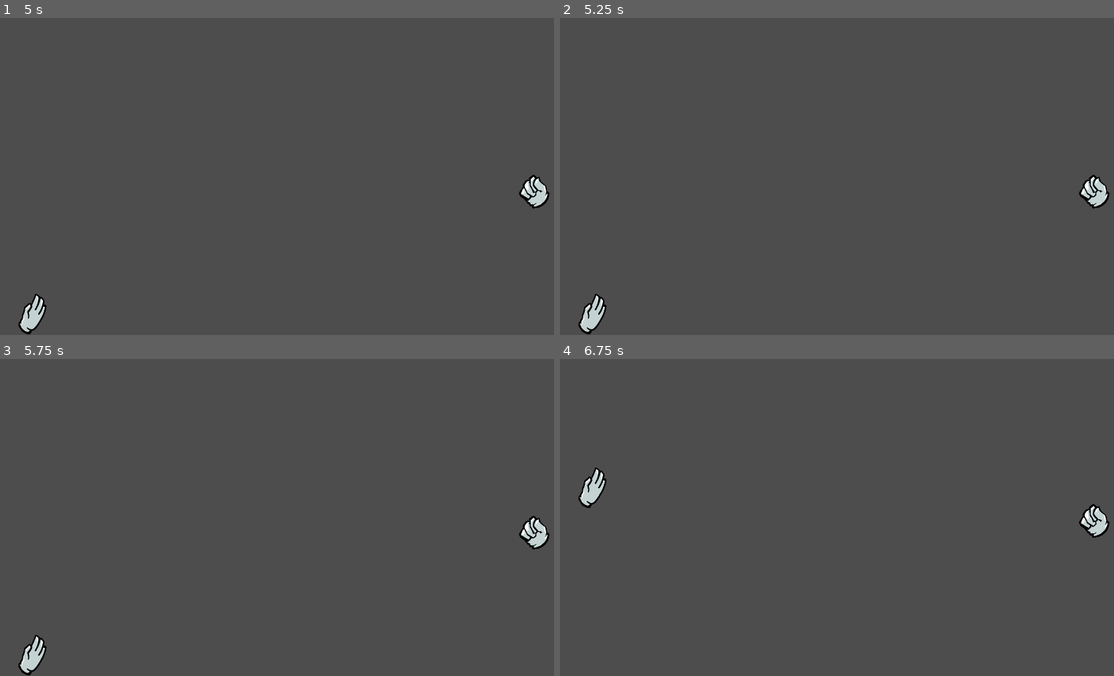
Above: before the commit, frames 1-4 (two rows, left to right).
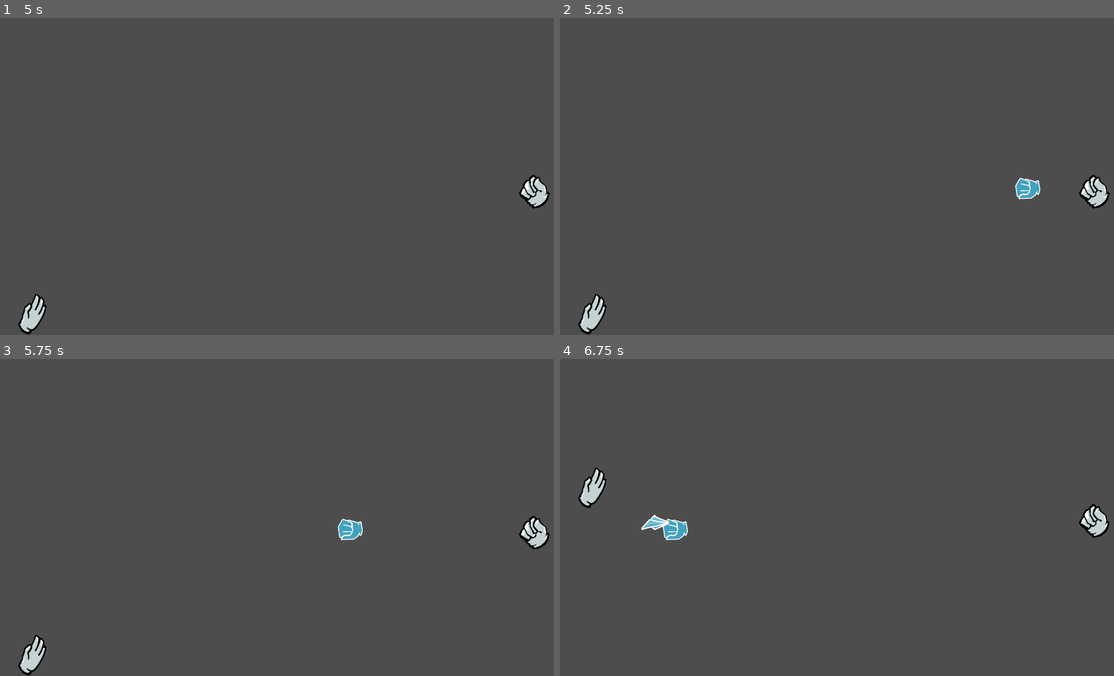
Above: after the commit, the same moments.

Repository: johannes-looney-lizard/very_casual_space_duel
Game: Godot game, scene res://scenes/main.tscn
Two runs of this game, one before a commit and one after it. Both use one fixed random seed, a clock stepped at 60 frames per second and the inputs below.
Inputs:
- Up to frame 1 (5 s): tap Enter at 0.5, 2.75 s; hold Q (player_1_up) 0.53-1.28 s; hold S (player_1_shoot) 0.53-1.28 s; hold A (player_1_down) 1.28-2.03 s; tap L (player_2_down) at 1.35, 4.35 s; tap Space at 2, 3.5 s; hold K (player_2_shoot) 2.03-2.78 s; hold Q (player_1_up) 2.03-3.53 s; tap P (player_2_up) at 2.85 s; hold S (player_1_shoot) 3.53-4.28 s; hold A (player_1_down) from 3.53 s (still down)
- Up to frame 2 (5.25 s): keep holding A (player_1_down); hold K (player_2_shoot) from 5.03 s (still down)
- Up to frame 3 (5.75 s): keep holding A (player_1_down); keep holding K (player_2_shoot)
- Up to frame 4 (6.75 s): release A (player_1_down) at 5.78 s; release K (player_2_shoot) at 5.78 s; hold Q (player_1_up) from 5.78 s (still down); tap P (player_2_up) at 5.85 s; hold S (player_1_shoot) from 6.53 s (still down)

Frame 1 is identical in both runs. In frame 2, 0.2% of the frame differs, in the area x 82-87%, y 50-58%; in frame 3, 0.2%; in frame 4, 0.4%, in the area x 14-24%, y 48-58%.

Commit message:
Bullets!

Diff:
--- a/player.gd
+++ b/player.gd
@@ -1,13 +1,16 @@
 extends CharacterBody2D
 
 @onready var sprite_2d: Sprite2D = $Sprite2D
+@onready var bullet_spawn_1: Marker2D = $BulletSpawn1
+@onready var bullet_spawn_2: Marker2D = $BulletSpawn2
 
 @export var player_number : int = 1
+
+var selection : StartRound.Selection
 
 const SPEED = 600.0
 
 func _ready() -> void:
-	var selection : StartRound.Selection = StartRound.Selection.NONE
 	match player_number:
 		1: selection = GameManager.player1_selection
 		2: selection = GameManager.player2_selection
@@ -22,7 +25,11 @@
 func _physics_process(delta: float) -> void:
 
 	if Input.is_action_just_pressed(str("player_", player_number, "_shoot")):
-		print(str("Player ", player_number, " shot!"))
+		var bullet_spawn := bullet_spawn_1
+		if (player_number == 2):
+			bullet_spawn = bullet_spawn_2
+		var bullet : Bullet = Bullet.new_bullet(self, selection, bullet_spawn.global_transform, 800.0)
+		owner.add_child(bullet)
 
 	var direction := Input.get_axis(str("player_", player_number, "_up"), str("player_", player_number, "_down"))
 	if direction:
--- a/project.godot
+++ b/project.godot
@@ -57,6 +57,12 @@
 ]
 }
 
+[layer_names]
+
+2d_physics/layer_1="Players"
+2d_physics/layer_2="Walls"
+2d_physics/layer_3="Bullets"
+
 [rendering]
 
 renderer/rendering_method="gl_compatibility"
--- /dev/null
+++ b/scenes/bullet.gd
@@ -0,0 +1,36 @@
+class_name Bullet
+extends Area2D
+
+enum BulletType { NONE = 0, ROCK = 1, PAPER = 2, SCISSORS = 3 }
+
+@onready var sprite_2d: Sprite2D = $Sprite2D
+
+var type : StartRound.Selection
+var speed := 800.0
+var shooter : Node2D
+
+static func new_bullet(shooter : Node2D, selection : StartRound.Selection, transform : Transform2D, speed : float) -> Bullet:
+	var scene : PackedScene = load("res://scenes/bullet.tscn")
+	var bullet : Bullet = scene.instantiate()
+	bullet.shooter = shooter
+	bullet.transform = transform
+	bullet.type = selection
+	bullet.speed = speed
+	return bullet
+
+func _ready() -> void:
+	match type:
+		StartRound.Selection.ROCK:
+			sprite_2d.texture = load("res://assets/Projectiles/P1/R.png")
+		StartRound.Selection.PAPER:
+			sprite_2d.texture = load("res://assets/Projectiles/P1/P.png")
+		StartRound.Selection.SCISSORS:
+			sprite_2d.texture = load("res://assets/Projectiles/P1/S.png")
+
+func _physics_process(delta: float) -> void:
+	position += transform.x * speed * delta
+
+
+func _on_body_entered(body: Node2D) -> void:
+	if body != shooter:
+		queue_free()
--- /dev/null
+++ b/scenes/bullet.tscn
@@ -0,0 +1,22 @@
+[gd_scene load_steps=4 format=3 uid="uid://1s7h2u7qvqwv"]
+
+[ext_resource type="Texture2D" uid="uid://bml2yd7ota4nh" path="res://assets/Projectiles/P1/R.png" id="1_dwvh4"]
+[ext_resource type="Script" path="res://scenes/bullet.gd" id="1_wm0fh"]
+
+[sub_resource type="CircleShape2D" id="CircleShape2D_nq4ns"]
+radius = 38.0132
+
+[node name="Bullet" type="Area2D"]
+collision_layer = 4
+collision_mask = 3
+script = ExtResource("1_wm0fh")
+
+[node name="Sprite2D" type="Sprite2D" parent="."]
+rotation = 1.5708
+scale = Vector2(0.8, 0.8)
+texture = ExtResource("1_dwvh4")
+
+[node name="CollisionShape2D" type="CollisionShape2D" parent="."]
+shape = SubResource("CircleShape2D_nq4ns")
+
+[connection signal="body_entered" from="." to="." method="_on_body_entered"]
--- a/scenes/game.tscn
+++ b/scenes/game.tscn
@@ -8,6 +8,7 @@
 
 [node name="Player1" parent="." instance=ExtResource("1_h5fln")]
 position = Vector2(-850, 0)
+player_number = null
 
 [node name="Player2" parent="." instance=ExtResource("1_h5fln")]
 position = Vector2(850, 0)
@@ -33,3 +34,21 @@
 
 [node name="CollisionShape2D" type="CollisionShape2D" parent="Walls/Bottom"]
 shape = SubResource("WorldBoundaryShape2D_vee85")
+
+[node name="Left" type="StaticBody2D" parent="Walls"]
+position = Vector2(-1500, 0)
+rotation = 1.5708
+collision_layer = 2
+collision_mask = 0
+
+[node name="CollisionShape2D" type="CollisionShape2D" parent="Walls/Left"]
+shape = SubResource("WorldBoundaryShape2D_vee85")
+
+[node name="Right" type="StaticBody2D" parent="Walls"]
+position = Vector2(1500, 0)
+rotation = -1.5708
+collision_layer = 2
+collision_mask = 0
+
+[node name="CollisionShape2D" type="CollisionShape2D" parent="Walls/Right"]
+shape = SubResource("WorldBoundaryShape2D_vee85")
--- a/scenes/player.tscn
+++ b/scenes/player.tscn
@@ -9,6 +9,7 @@
 [node name="Player" type="CharacterBody2D"]
 collision_mask = 2
 script = ExtResource("1_0876g")
+player_number = null
 
 [node name="Sprite2D" type="Sprite2D" parent="."]
 scale = Vector2(0.21, 0.21)
@@ -16,3 +17,10 @@
 
 [node name="CollisionShape2D" type="CollisionShape2D" parent="."]
 shape = SubResource("CircleShape2D_1i4c5")
+
+[node name="BulletSpawn1" type="Marker2D" parent="."]
+position = Vector2(70, 0)
+
+[node name="BulletSpawn2" type="Marker2D" parent="."]
+position = Vector2(-71, 1)
+rotation = 3.14159
